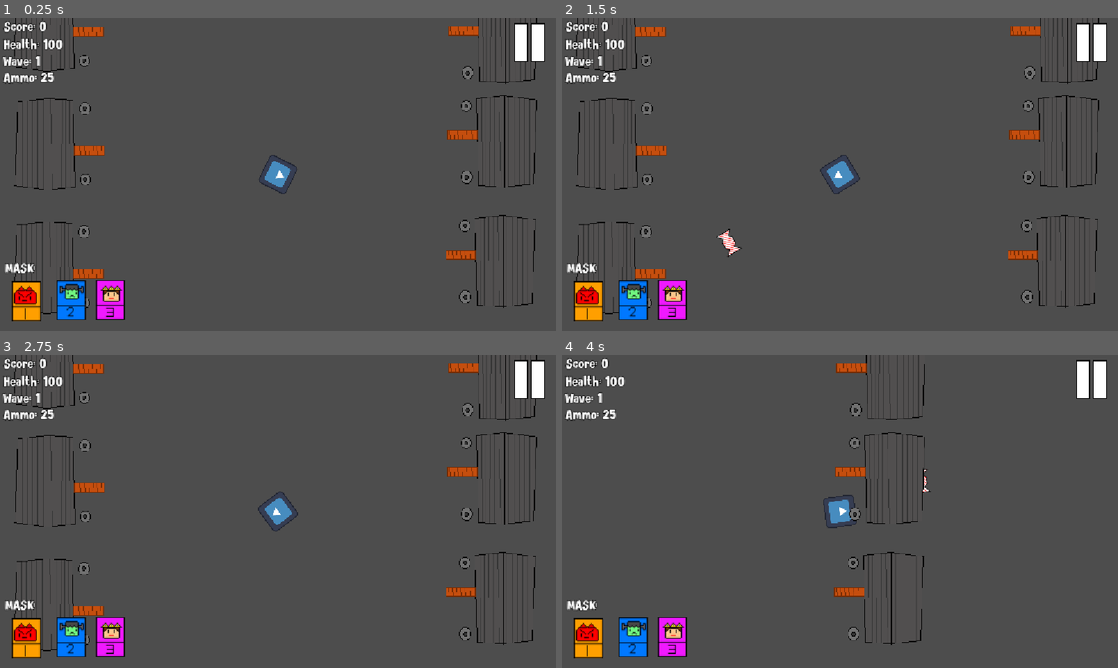
Above: before the commit, frames 1-4 (two rows, left to right).
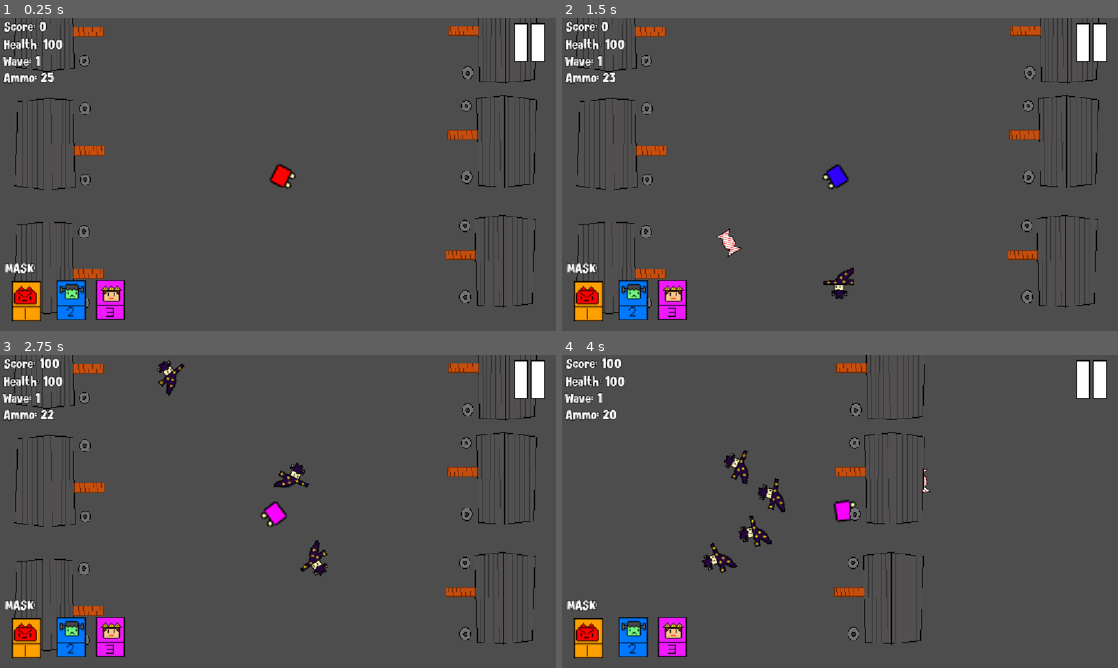
Above: after the commit, the same moments.

Repository: T8BG/HalloweenGameJam
Game: Godot game, scene res://Assets/Scenes/Areas/GameWorld.tscn
Two runs of this game, one before a commit and one after it. Both use one fixed random seed, a clock stepped at 60 frames per second and the inputs below. The project has no main scene, so this scene is started directly. The engine's default icon, where the game draws it, is replaced by a stand-in: a white triangle on a blue panel in a dark square.
Inputs (mouse positions are in pixels of both pictures, inside the frame that each line leads up to):
- Up to frame 1 (0.25 s): no input
- Up to frame 2 (1.5 s): click (589, 302) at 0.5 s; click (634, 302) at 1.25 s
- Up to frame 3 (2.75 s): click (111, 636) at 2 s
- Up to frame 4 (4 s): click (1090, 380) at 2.75 s; move the mouse to (962, 495) at 3.52 s; hold D (Right) from 3.53 s (still down); click (962, 495) at 3.6 s

The runs differ from the first frame. In frame 1, 0.4% of the frame differs, in the area x 46-54%, y 43-57%; in frame 2, 0.6%; in frame 3, 1.3%; in frame 4, 1.5%, in the area x 7-53%, y 0-70%.

Commit message:
Enemy Logic & Sprite Added

Diff:
--- a/halloweenGameJam/Assets/Scenes/Areas/GameWorld.tscn
+++ b/halloweenGameJam/Assets/Scenes/Areas/GameWorld.tscn
@@ -1,6 +1,7 @@
 [gd_scene format=3 uid="uid://ck673twg4avq4"]
 
 [ext_resource type="Script" uid="uid://cq41ym1f818km" path="res://Assets/Scripts/game_world.gd" id="1_c4e7b"]
+[ext_resource type="PackedScene" uid="uid://djwpdiuygb4wa" path="res://Assets/Scenes/child.tscn" id="2_4unoo"]
 [ext_resource type="PackedScene" uid="uid://b6lc3aemduj4c" path="res://Assets/Scenes/candy_bullet.tscn" id="3_i6eio"]
 [ext_resource type="PackedScene" uid="uid://mrny8bmdo5ut" path="res://Assets/Scenes/Player.tscn" id="3_rm2es"]
 [ext_resource type="FontFile" uid="uid://rj2tcbopc3or" path="res://Assets/Fonts/Scary Feet.ttf" id="4_chd1q"]
@@ -13,6 +14,7 @@
 
 [node name="GameWorld" type="Node2D" unique_id=1176257089]
 script = ExtResource("1_c4e7b")
+Child_Scene = ExtResource("2_4unoo")
 
 [node name="Player" parent="." unique_id=1428690817 instance=ExtResource("3_rm2es")]
 Candy_Scene = ExtResource("3_i6eio")
@@ -152,3 +154,7 @@
 [node name="House" parent="Houses" unique_id=1428817597 instance=ExtResource("6_chd1q")]
 position = Vector2(-468, 201)
 rotation = -1.5707964
+
+[connection signal="pressed" from="PlayerUI/DemonMaskButton" to="." method="_on_demon_mask_button_pressed"]
+[connection signal="pressed" from="PlayerUI/FrankieMaskButton" to="." method="_on_frankie_mask_button_pressed"]
+[connection signal="pressed" from="PlayerUI/PrincessMaskButton" to="." method="_on_princess_mask_button_pressed"]
--- a/halloweenGameJam/Assets/Scenes/Player.tscn
+++ b/halloweenGameJam/Assets/Scenes/Player.tscn
@@ -1,7 +1,7 @@
 [gd_scene format=3 uid="uid://mrny8bmdo5ut"]
 
-[ext_resource type="Texture2D" uid="uid://doy4vuslvruu6" path="res://icon.svg" id="1_3e2tf"]
 [ext_resource type="Script" uid="uid://om8w41n1li0e" path="res://Assets/Scripts/player.gd" id="1_b2ifw"]
+[ext_resource type="Texture2D" uid="uid://71j4i68a3hqf" path="res://Assets/Sprites/Players/PlayerDemon.png" id="2_b2ifw"]
 
 [sub_resource type="RectangleShape2D" id="RectangleShape2D_2gdrs"]
 size = Vector2(125, 116)
@@ -12,8 +12,8 @@
 [node name="Camera2D" type="Camera2D" parent="." unique_id=767686653]
 
 [node name="Sprite2D" type="Sprite2D" parent="." unique_id=691740961]
-scale = Vector2(0.5, 0.5)
-texture = ExtResource("1_3e2tf")
+scale = Vector2(3.5, 3.5)
+texture = ExtResource("2_b2ifw")
 
 [node name="CollisionShape2D" type="CollisionShape2D" parent="." unique_id=417078237]
 position = Vector2(-1.5, -2)
--- a/halloweenGameJam/Assets/Scenes/child.tscn
+++ b/halloweenGameJam/Assets/Scenes/child.tscn
@@ -1,17 +1,19 @@
 [gd_scene format=3 uid="uid://djwpdiuygb4wa"]
 
 [ext_resource type="Script" uid="uid://chcfqv2tf818p" path="res://Assets/Scripts/child.gd" id="1_x2ipb"]
-[ext_resource type="Texture2D" uid="uid://doy4vuslvruu6" path="res://icon.svg" id="2_oy2s6"]
+[ext_resource type="Texture2D" uid="uid://b078hjahs08cc" path="res://Assets/Sprites/Child.png" id="2_x2ipb"]
 
-[sub_resource type="RectangleShape2D" id="RectangleShape2D_2gdrs"]
-size = Vector2(129, 128)
+[sub_resource type="RectangleShape2D" id="RectangleShape2D_ngakj"]
+size = Vector2(34, 37)
 
-[node name="Child" type="CharacterBody2D" unique_id=391200669]
+[node name="CharacterBody2D" type="CharacterBody2D" unique_id=752942618]
 script = ExtResource("1_x2ipb")
 
-[node name="Sprite2D" type="Sprite2D" parent="." unique_id=166931867]
-texture = ExtResource("2_oy2s6")
+[node name="Sprite2D" type="Sprite2D" parent="." unique_id=1987676279]
+scale = Vector2(2, 2)
+texture = ExtResource("2_x2ipb")
 
-[node name="CollisionShape2D" type="CollisionShape2D" parent="." unique_id=228928668]
-position = Vector2(0.5, 1)
-shape = SubResource("RectangleShape2D_2gdrs")
+[node name="CollisionShape2D" type="CollisionShape2D" parent="." unique_id=1328136206]
+position = Vector2(1, -0.5)
+scale = Vector2(2, 2)
+shape = SubResource("RectangleShape2D_ngakj")
--- a/halloweenGameJam/Assets/Scripts/candy_bullet.gd
+++ b/halloweenGameJam/Assets/Scripts/candy_bullet.gd
@@ -16,5 +16,7 @@
 		return
 	if body.is_in_group("Children"):
 		body.queue_free()
+		GameManager.score += 100
+		GameManager.enemy_count -= 1
 	queue_free()
 	pass # Replace with function body.
--- a/halloweenGameJam/Assets/Scripts/child.gd
+++ b/halloweenGameJam/Assets/Scripts/child.gd
@@ -1,8 +1,22 @@
 extends CharacterBody2D
 
-
-const SPEED = 300.0
+var player = null
+const SPEED = 450
 const JUMP_VELOCITY = -400.0
 
 func _ready() -> void:
 	add_to_group("Children")
+	player = get_tree().get_nodes_in_group("Player")
+
+func _physics_process(delta: float) -> void:
+	if not is_instance_valid(player):
+		player = get_tree().get_first_node_in_group("Player")
+		if player == null:
+			return
+	var direciton = (player.global_position - global_position).normalized()
+	velocity = direciton * SPEED
+	print(str(global_position.x))
+	print(str(global_position.y))
+	move_and_slide()
+
+	rotation = direciton.angle() + deg_to_rad(90)
--- a/halloweenGameJam/Assets/Scripts/game_manager.gd
+++ b/halloweenGameJam/Assets/Scripts/game_manager.gd
@@ -8,6 +8,7 @@
 
 var mask = 1
 
+var enemy_count = 5
 @onready var gameWorld = null
 
 # Called when the node enters the scene tree for the first time.
--- a/halloweenGameJam/Assets/Scripts/game_world.gd
+++ b/halloweenGameJam/Assets/Scripts/game_world.gd
@@ -1,10 +1,15 @@
 extends Node2D
+class_name GameWorld
+#TODO CHANGE FROM WAVE SYSTEM TO JUST INFINITE SYSTEM
 @onready var cursor = get_node_or_null("GameWorld/CursorSprite")
 
 @onready var score = GameManager.score
 @onready var wave = GameManager.wave
 @onready var health = GameManager.health
 @onready var ammo = GameManager.ammo
+
+@export var Child_Scene: PackedScene
+@export var spawn_radius: float = 900
 
 # Called when the node enters the scene tree for the first time.
 func _ready() -> void:
@@ -15,12 +20,55 @@
 	$PlayerUI/WaveLabel.text = str("Wave: " + str(wave))
 	$PlayerUI/PlayerScoreLabel.text = str("Score: " + str(score))
 	$PlayerUI/AmmoLabel.text = str("Ammo: " + str(ammo))
+
+	GameManager.game_ready(self)
+	spawn_wave(5)
 	pass # Replace with function body.
 
 
 # Called every frame. 'delta' is the elapsed time since the previous frame.
 func _process(delta: float) -> void:
+	update_UI()
+	if(GameManager.enemy_count <= 0):
+		spawn_wave(5)
 	pass
 
 #func update_user_score(score: int):
 	#$PlayerUI/PlayerScoreLabel = "Score: " + GameManager.score
+
+
+func _on_demon_mask_button_pressed() -> void:
+	$Player/Sprite2D.texture = load("res://Assets/Sprites/Players/PlayerDemon.png")
+	pass # Replace with function body.
+
+
+func _on_frankie_mask_button_pressed() -> void:
+	$Player/Sprite2D.texture = load("res://Assets/Sprites/Players/PlayerFrankie.png")
+	pass # Replace with function body.
+
+
+func _on_princess_mask_button_pressed() -> void:
+	$Player/Sprite2D.texture = load("res://Assets/Sprites/Players/PlayerPrincess.png")
+	pass # Replace with function body.
+
+func update_UI():
+	$PlayerUI/PlayerHealthLabel.text = str("Health: " + str(health))
+	$PlayerUI/WaveLabel.text = str("Wave: " + str(wave))
+	$PlayerUI/PlayerScoreLabel.text = str("Score: " + str(GameManager.score))
+	$PlayerUI/AmmoLabel.text = str("Ammo: " + str(GameManager.ammo))
+
+func spawn_enemy():
+	var player = get_tree().get_first_node_in_group("Player")
+	if player == null or Child_Scene == null:
+		return
+
+	var enemy = Child_Scene.instantiate()
+	var angle = randf() * TAU
+	enemy.global_position = player.global_position + Vector2.RIGHT.rotated(angle) * spawn_radius
+	add_child(enemy)
+
+func spawn_wave(count: int):
+	GameManager.enemy_count = 5
+	for i in count:
+		spawn_enemy()
+		await get_tree().create_timer(0.5).timeout
Binary file added: halloweenGameJam/Assets/Sprites/Child.png
Not shown, added: halloweenGameJam/Assets/Sprites/Child.png.import
Binary file added: halloweenGameJam/Assets/Sprites/Players/PlayerDemon.png
Not shown, added: halloweenGameJam/Assets/Sprites/Players/PlayerDemon.png.import
Binary file added: halloweenGameJam/Assets/Sprites/Players/PlayerFrankie.png
Not shown, added: halloweenGameJam/Assets/Sprites/Players/PlayerFrankie.png.import
Binary file added: halloweenGameJam/Assets/Sprites/Players/PlayerPrincess.png
Not shown, added: halloweenGameJam/Assets/Sprites/Players/PlayerPrincess.png.import
